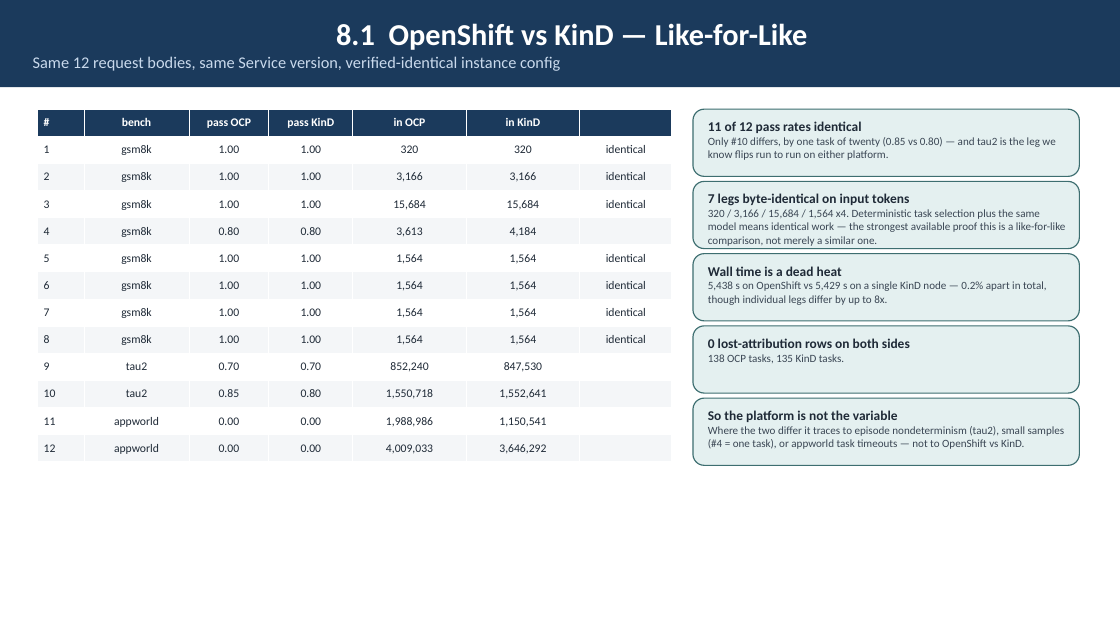
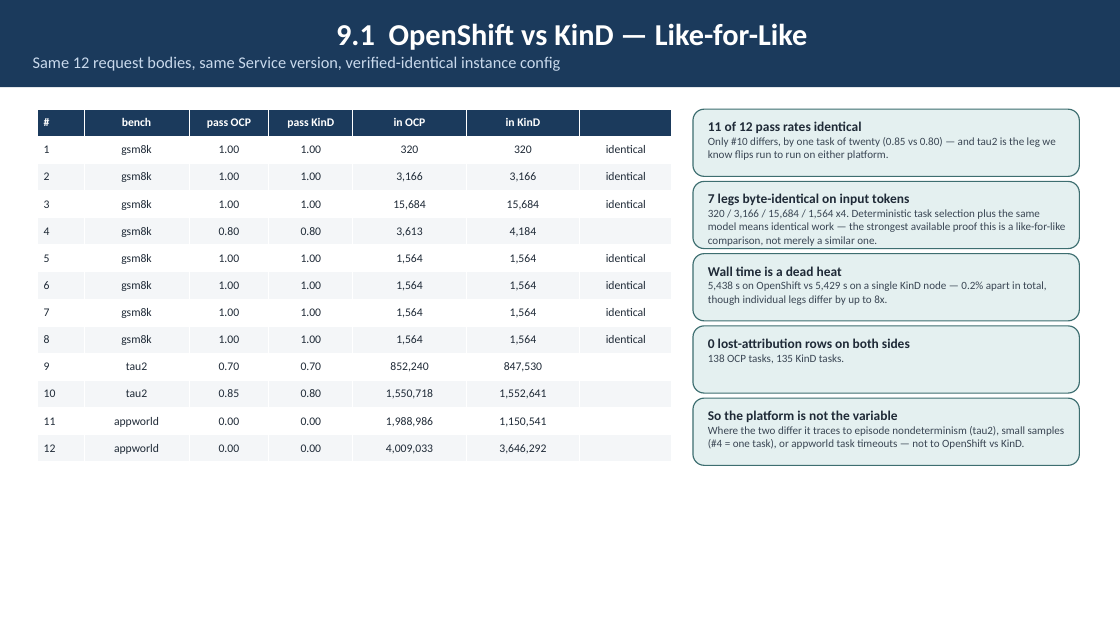
Before and after one commit to webchang/benchmarking, a slide deck: slide 14 of docs/BenchmarkingService.pptx (slide 13 before the commit). Drawn at 1120x630 pixels with LibreOffice and Linux fonts; fonts in the diff are those of the drawing. Boxes give left, top, right and bottom in pixels: in the first picture for what was removed or moved away, otherwise in the second. Text is boxed around its words. In the diff, an @@ line names an element or a change of style, - is before the commit and + after.

```diff
--- a/docs/BenchmarkingService.pptx
+++ b/docs/BenchmarkingService.pptx
@@ text in rectangle at bbox=[336, 23, 808, 50]: text changed @@
-8.1 OpenShift vs KinD — Like-for-Like
+9.1 OpenShift vs KinD — Like-for-Like
```
Also in this commit, not shown: 12 other slides changed, 1 slide added, 2 other files.
